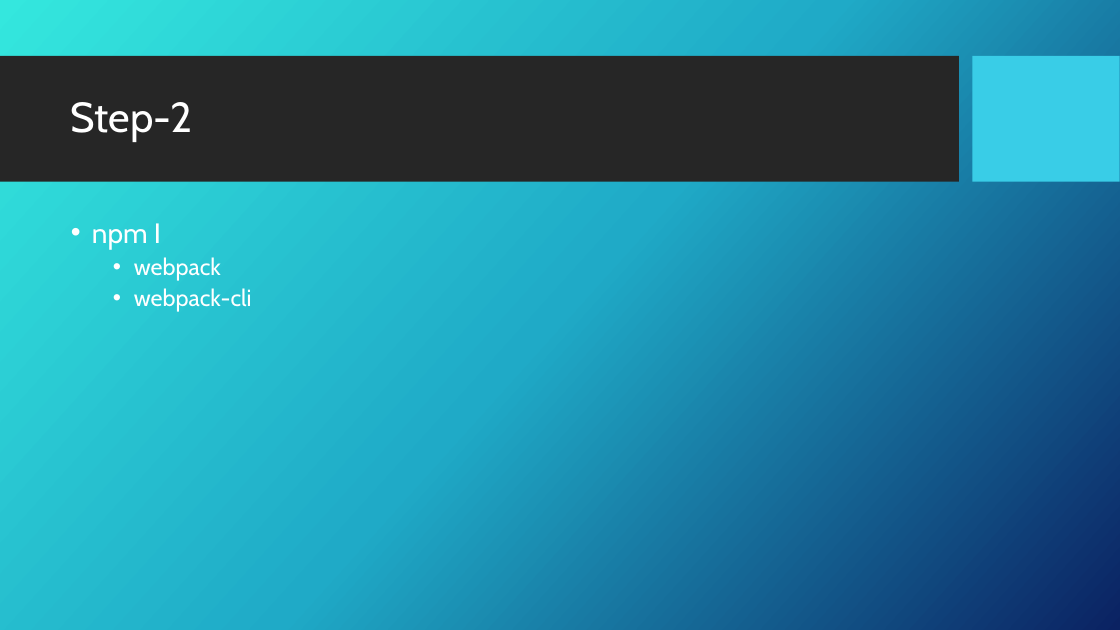
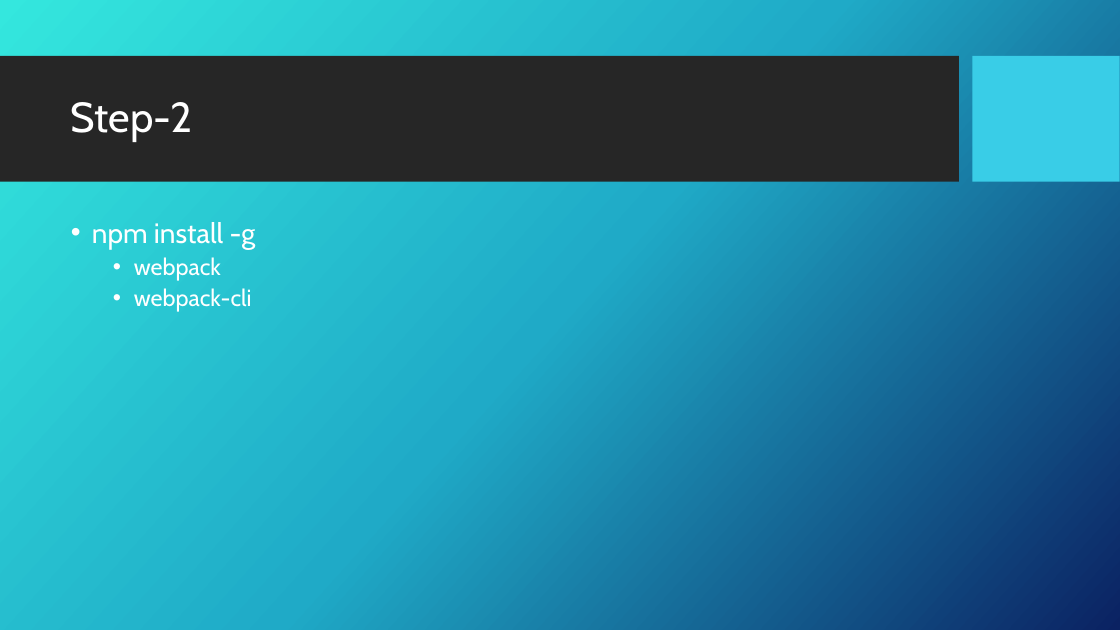
Before and after one commit to alirezaed/behssazan-react, a slide deck: slide 65 of JS_React_Training.pptx. Drawn at 1120x630 pixels with LibreOffice and Linux fonts; fonts in the diff are those of the drawing; background and template pictures are left out. Boxes give left, top, right and bottom in pixels: in the first picture for what was removed or moved away, otherwise in the second. Text is boxed around its words. In the diff, an @@ line names an element or a change of style, - is before the commit and + after.

```diff
--- a/JS_React_Training.pptx
+++ b/JS_React_Training.pptx
@@ text at bbox=[92, 222, 256, 249]: text changed @@
-• npm I
+• npm install -g
```
Also in this commit, not shown: 2 other slides changed, 5 slides added, 5 other files.
